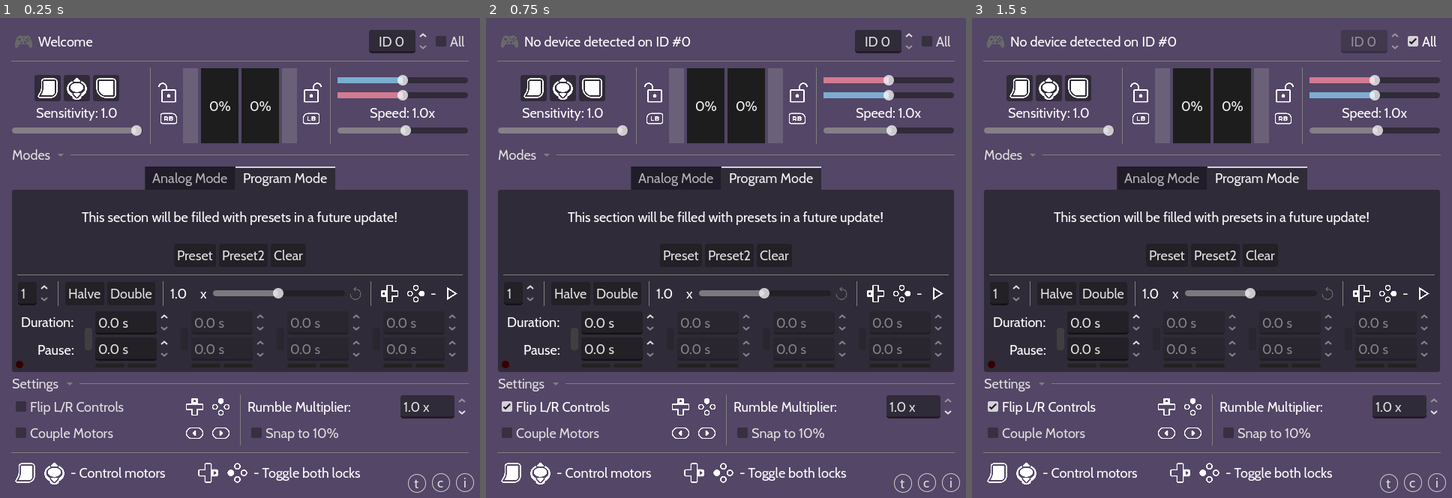
Above: before the commit, frames 1-3 (left to right).
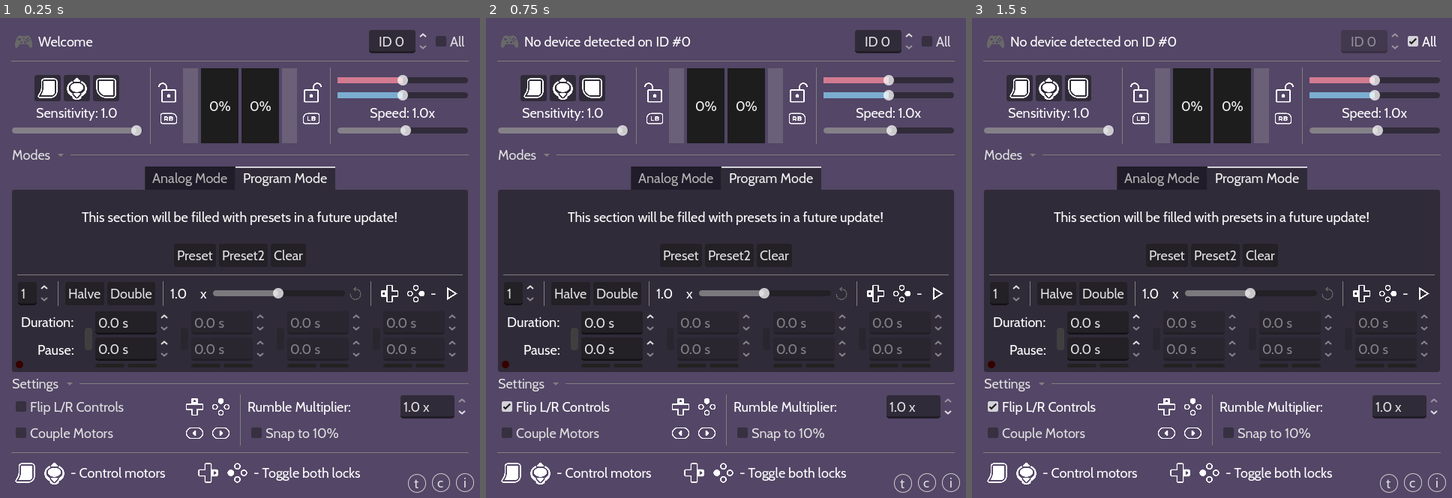
Above: after the commit, the same moments.

Repository: leosefcik/controller-rumble-tool
Game: Godot game, scene res://main.tscn
The game is run twice, just before and just after one commit, with the same random seed, the same clock (stepped at 60 frames per second) and the same inputs.
Inputs:
- Up to frame 1 (0.25 s): no input
- Up to frame 2 (0.75 s): click "Flip L/R Controls" at 0.5 s
- Up to frame 3 (1.5 s): click "All" at 1.25 s

The runs differ from the first frame. In frame 1, 0.3% of the frame differs, in the area x 70-84%, y 12-17%; in frame 2, nothing differs; in frame 3, nothing differs.

Commit message:
weak/strong mouse slider order changes

Diff:
--- a/main.tscn
+++ b/main.tscn
@@ -48,11 +48,11 @@
 [sub_resource type="StyleBoxFlat" id="StyleBoxFlat_h2yge"]
 bg_color = Color(0.48235294, 0.6784314, 0.81960785, 1)
 
+[sub_resource type="StyleBoxFlat" id="StyleBoxFlat_ryguw"]
+bg_color = Color(0.8235294, 0.48235294, 0.5686275, 1)
+
 [sub_resource type="StyleBoxFlat" id="StyleBoxFlat_getpj"]
 bg_color = Color(0.48235294, 0.6784314, 0.81960785, 1)
-
-[sub_resource type="StyleBoxFlat" id="StyleBoxFlat_ryguw"]
-bg_color = Color(0.8235294, 0.48235294, 0.5686275, 1)
 
 [sub_resource type="StyleBoxFlat" id="StyleBoxFlat_xuqvo"]
 bg_color = Color(0.6, 0.6, 0.6, 0)
@@ -433,21 +433,21 @@
 text = "Mouse control"
 horizontal_alignment = 1
 
+[node name="StrongSliderAnalog" type="HSlider" parent="UI/MainVBox/Gauges/AnalogMouseControl/VBoxContainer"]
+unique_name_in_owner = true
+layout_mode = 2
+tooltip_text = "Mouse slider for controlling the strong motor"
+theme_override_styles/grabber_area = SubResource("StyleBoxFlat_ryguw")
+theme_override_styles/grabber_area_highlight = SubResource("StyleBoxFlat_ryguw")
+max_value = 1.0
+step = 0.01
+
 [node name="WeakSliderAnalog" type="HSlider" parent="UI/MainVBox/Gauges/AnalogMouseControl/VBoxContainer"]
 unique_name_in_owner = true
 layout_mode = 2
 tooltip_text = "Mouse slider for controlling the weak motor"
 theme_override_styles/grabber_area = SubResource("StyleBoxFlat_getpj")
 theme_override_styles/grabber_area_highlight = SubResource("StyleBoxFlat_getpj")
-max_value = 1.0
-step = 0.01
-
-[node name="StrongSliderAnalog" type="HSlider" parent="UI/MainVBox/Gauges/AnalogMouseControl/VBoxContainer"]
-unique_name_in_owner = true
-layout_mode = 2
-tooltip_text = "Mouse slider for controlling the strong motor"
-theme_override_styles/grabber_area = SubResource("StyleBoxFlat_ryguw")
-theme_override_styles/grabber_area_highlight = SubResource("StyleBoxFlat_ryguw")
 max_value = 1.0
 step = 0.01
 
@@ -478,22 +478,22 @@
 grow_vertical = 2
 alignment = 1
 
+[node name="StrongSliderProgram" type="HSlider" parent="UI/MainVBox/Gauges/ProgramMouseControl/VBoxContainer"]
+unique_name_in_owner = true
+layout_mode = 2
+tooltip_text = "Mouse slider for controlling the strong motor"
+theme_override_styles/grabber_area = SubResource("StyleBoxFlat_ryguw")
+theme_override_styles/grabber_area_highlight = SubResource("StyleBoxFlat_ryguw")
+min_value = -1.0
+max_value = 1.0
+step = 0.01
+
 [node name="WeakSliderProgram" type="HSlider" parent="UI/MainVBox/Gauges/ProgramMouseControl/VBoxContainer"]
 unique_name_in_owner = true
 layout_mode = 2
 tooltip_text = "Mouse slider for controlling the weak motor"
 theme_override_styles/grabber_area = SubResource("StyleBoxFlat_getpj")
 theme_override_styles/grabber_area_highlight = SubResource("StyleBoxFlat_getpj")
-min_value = -1.0
-max_value = 1.0
-step = 0.01
-
-[node name="StrongSliderProgram" type="HSlider" parent="UI/MainVBox/Gauges/ProgramMouseControl/VBoxContainer"]
-unique_name_in_owner = true
-layout_mode = 2
-tooltip_text = "Mouse slider for controlling the strong motor"
-theme_override_styles/grabber_area = SubResource("StyleBoxFlat_ryguw")
-theme_override_styles/grabber_area_highlight = SubResource("StyleBoxFlat_ryguw")
 min_value = -1.0
 max_value = 1.0
 step = 0.01
--- a/script/ui.gd
+++ b/script/ui.gd
@@ -139,11 +139,9 @@
 
 	# Flip mouse slides too. A bit ugly but eh
 	if toggled_on:
+		%WeakSliderAnalog.get_parent().move_child(%WeakSliderAnalog, 1)
+	else:
 		%WeakSliderAnalog.get_parent().move_child(%WeakSliderAnalog, 2)
-		%WeakSliderProgram.get_parent().move_child(%WeakSliderProgram, 1)
-	else:
-		%WeakSliderAnalog.get_parent().move_child(%WeakSliderAnalog, 1)
-		%WeakSliderProgram.get_parent().move_child(%WeakSliderProgram, 0)
 	update_glyphs() # to update LB/RB glyphs
 
 func _on_couple_motors_toggled(toggled_on: bool) -> void:
Not shown: 1 places in main.tscn that only renumber resources
